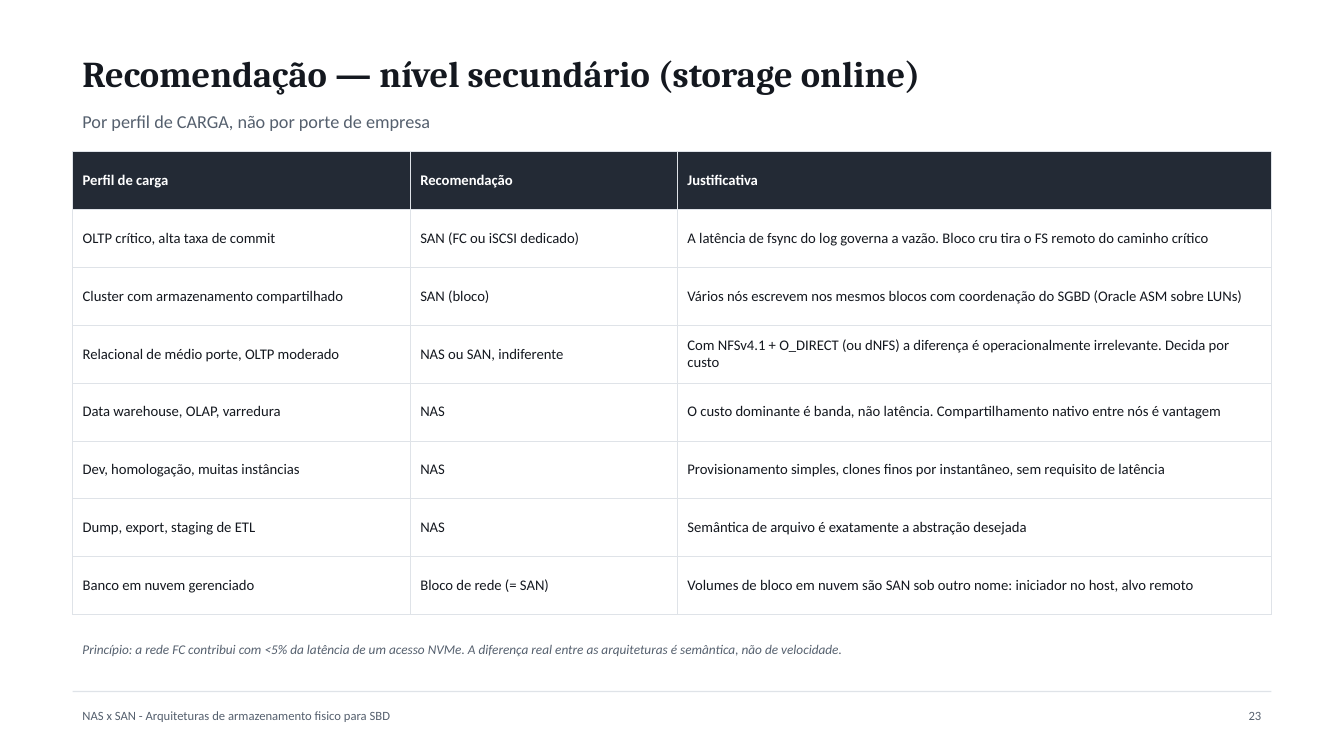
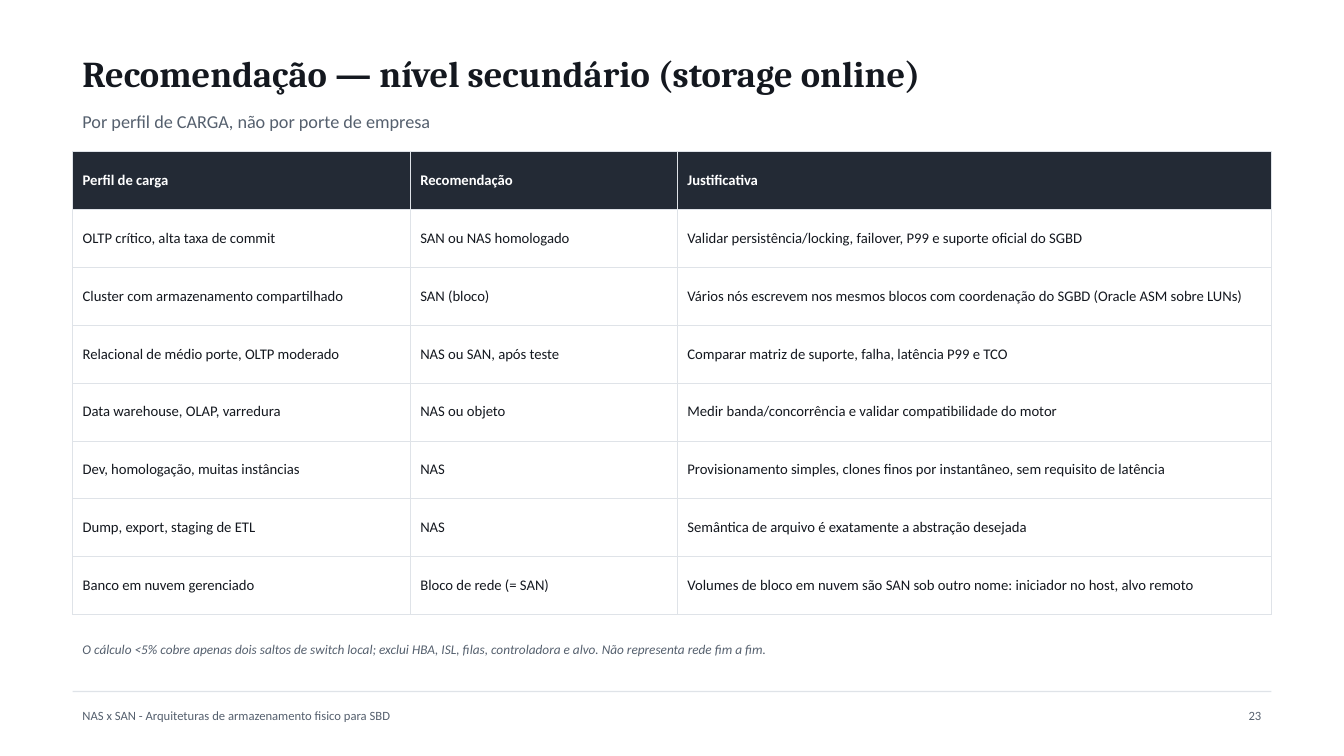
Before and after one commit to guilherme-hu/Trabalho-CBD, a slide deck: slide 24 of NAS, SAN e AST/Slides_NAS_SAN_Armazenamento_SBD.pptx. Drawn at 1344x756 pixels with LibreOffice and Linux fonts; fonts in the diff are those of the drawing. Boxes give left, top, right and bottom in pixels: in the first picture for what was removed or moved away, otherwise in the second. Text is boxed around its words. In the diff, an @@ line names an element or a change of style, - is before the commit and + after.

```diff
--- a/NAS, SAN e AST/Slides_NAS_SAN_Armazenamento_SBD.pptx
+++ b/NAS, SAN e AST/Slides_NAS_SAN_Armazenamento_SBD.pptx
@@ table at (73, 151, 1271, 597) @@
-row 2, column 2: SAN (FC ou iSCSI dedicado)
+row 2, column 2: SAN ou NAS homologado
-row 2, column 3: A latência de fsync do log governa a vazão. Bloco cru tira o FS remoto do caminho crítico
+row 2, column 3: Validar persistência/locking, failover, P99 e suporte oficial do SGBD
-row 4, column 2: NAS ou SAN, indiferente
+row 4, column 2: NAS ou SAN, após teste
-row 4, column 3: Com NFSv4.1 + O_DIRECT (ou dNFS) a diferença é operacionalmente irrelevante. Decida por custo
+row 4, column 3: Comparar matriz de suporte, falha, latência P99 e TCO
-row 5, column 2: NAS
+row 5, column 2: NAS ou objeto
-row 5, column 3: O custo dominante é banda, não latência. Compartilhamento nativo entre nós é vantagem
+row 5, column 3: Medir banda/concorrência e validar compatibilidade do motor
@@ text at (82, 645, 766, 656): text changed @@
-Princípio: a rede FC contribui com <5% da latência de um acesso NVMe. A diferença real entre as arquiteturas é semântica, não de velocidade.
+O cálculo <5% cobre apenas dois saltos de switch local; exclui HBA, ISL, filas, controladora e alvo. Não representa rede fim a fim.
```
Also in this commit, not shown: 10 other slides changed, 28 other files.
